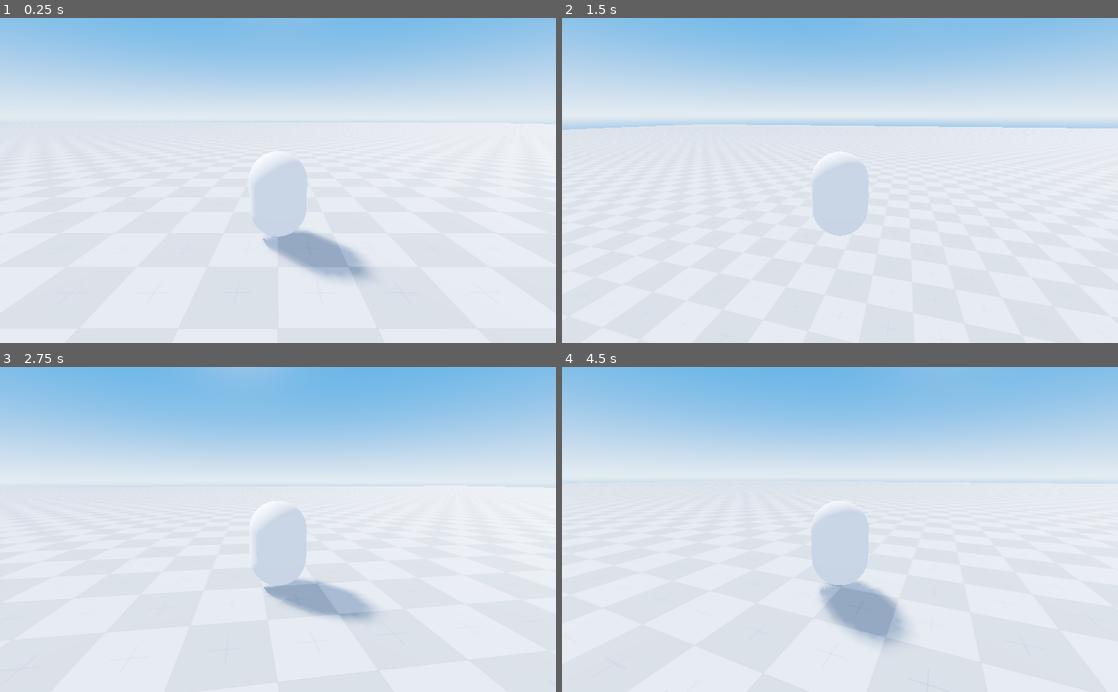
Above: before the commit, frames 1-4 (two rows, left to right).
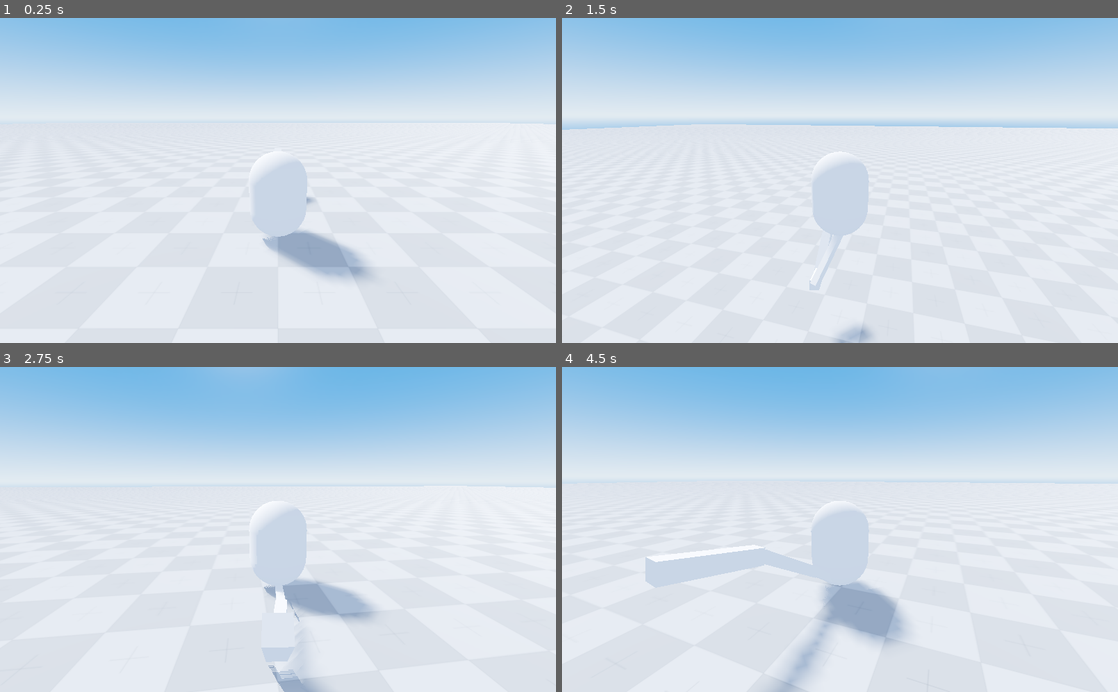
Above: after the commit, the same moments.

Repository: nickyvanurk/game-prototypes
Game: Godot game, scene res://world/world.tscn
Same seed, same stepped clock (60 frames per second), same inputs: the game is played once before the commit and once after it.
Inputs (mouse positions are in pixels of both pictures, inside the frame that each line leads up to):
- Up to frame 1 (0.25 s): no input
- Up to frame 2 (1.5 s): tap Enter at 0.5 s; move the mouse to (867, 180) at 0.52 s; hold W (move_forward) from 0.53 s (still down); tap Space (jump) at 0.77 s; move the mouse to (812, 180) at 1.27 s
- Up to frame 3 (2.75 s): keep holding W (move_forward); tap Space (jump) at 1.52 s; move the mouse to (289, 523) at 2.02 s
- Up to frame 4 (4.5 s): keep holding W (move_forward); move the mouse to (834, 536) at 2.77 s; tap Space (jump) at 3.02, 3.77 s; move the mouse to (878, 532) at 3.52 s; move the mouse to (795, 526) at 4.27 s

The runs differ from the first frame. In frame 1, less than 0.1% of the frame differs, in the area x 55-57%, y 55-58%; in frame 2, 0.4%; in frame 3, 0.8%; in frame 4, 2.0%, in the area x 15-51%, y 54-100%.

Commit message:
Add IK leg

Diff:
--- /dev/null
+++ b/procedural-animation/player/leg.gd
@@ -0,0 +1,32 @@
+extends Position3D
+
+onready var upper = $Joint1
+onready var middle = $Joint2
+onready var lower = $Joint3
+
+onready var player = get_node("/root/World/Player")
+
+var len_upper = 0
+var len_middle = 0
+var len_lower = 0
+
+func _ready():
+	# change to correct length later
+	len_upper = 1
+	len_middle = 1
+	len_lower = 1
+
+func _physics_process(delta):
+	var target = player.global_transform.origin
+
+	lower.look_at(target, Vector3.UP)
+	var distance = (target - lower.global_transform.origin).normalized() * len_lower
+	lower.global_transform.origin = target - distance
+
+	middle.look_at(lower.global_transform.origin, Vector3.UP)
+	distance = (lower.global_transform.origin - middle.global_transform.origin).normalized() * len_middle
+	middle.global_transform.origin = lower.global_transform.origin - distance
+
+	upper.look_at(middle.global_transform.origin, Vector3.UP)
+	distance = (middle.global_transform.origin - upper.global_transform.origin).normalized() * len_upper
+	upper.global_transform.origin = middle.global_transform.origin - distance
--- /dev/null
+++ b/procedural-animation/player/leg.tscn
@@ -0,0 +1,34 @@
+[gd_scene load_steps=3 format=2]
+
+[ext_resource path="res://player/leg.gd" type="Script" id=1]
+
+[sub_resource type="CubeMesh" id=1]
+
+[node name="Leg" type="Position3D"]
+script = ExtResource( 1 )
+
+[node name="Joint1" type="Position3D" parent="."]
+
+[node name="Upper" type="MeshInstance" parent="Joint1"]
+transform = Transform( 0.1, 0, 0, 0, 0.1, 0, 0, 0, 0.5, 0, 0, -0.5 )
+mesh = SubResource( 1 )
+skeleton = NodePath("")
+material/0 = null
+
+[node name="Joint2" type="Position3D" parent="."]
+transform = Transform( 1, 0, 0, 0, 1, 0, 0, 0, 1, 0, 0, -1 )
+
+[node name="Middle" type="MeshInstance" parent="Joint2"]
+transform = Transform( 0.08, 0, 0, 0, 0.08, 0, 0, 0, 0.5, 0, 0, -0.5 )
+mesh = SubResource( 1 )
+skeleton = NodePath("")
+material/0 = null
+
+[node name="Joint3" type="Position3D" parent="."]
+transform = Transform( 1, 0, 0, 0, 1, 0, 0, 0, 1, 0, 0, -2 )
+
+[node name="Lower" type="MeshInstance" parent="Joint3"]
+transform = Transform( 0.06, 0, 0, 0, 0.06, 0, 0, 0, 0.5, 0, 0, -0.5 )
+mesh = SubResource( 1 )
+skeleton = NodePath("")
+material/0 = null
--- a/procedural-animation/world/world.tscn
+++ b/procedural-animation/world/world.tscn
@@ -1,8 +1,9 @@
-[gd_scene load_steps=6 format=2]
+[gd_scene load_steps=5 format=2]
 
 [ext_resource path="res://world/environment.tres" type="Environment" id=1]
 [ext_resource path="res://assets/blocks/light/light.tres" type="Material" id=2]
 [ext_resource path="res://player/player.tscn" type="PackedScene" id=3]
+[ext_resource path="res://player/leg.tscn" type="PackedScene" id=4]
 
 [node name="World" type="Spatial"]
 
@@ -26,3 +27,6 @@
 material = ExtResource( 2 )
 
 [node name="Player" parent="." instance=ExtResource( 3 )]
+
+[node name="Leg" parent="." instance=ExtResource( 4 )]
+transform = Transform( 1, 0, 0, 0, 1, 0, 0, 0, 1, 0, 1.94539, -4.244 )
